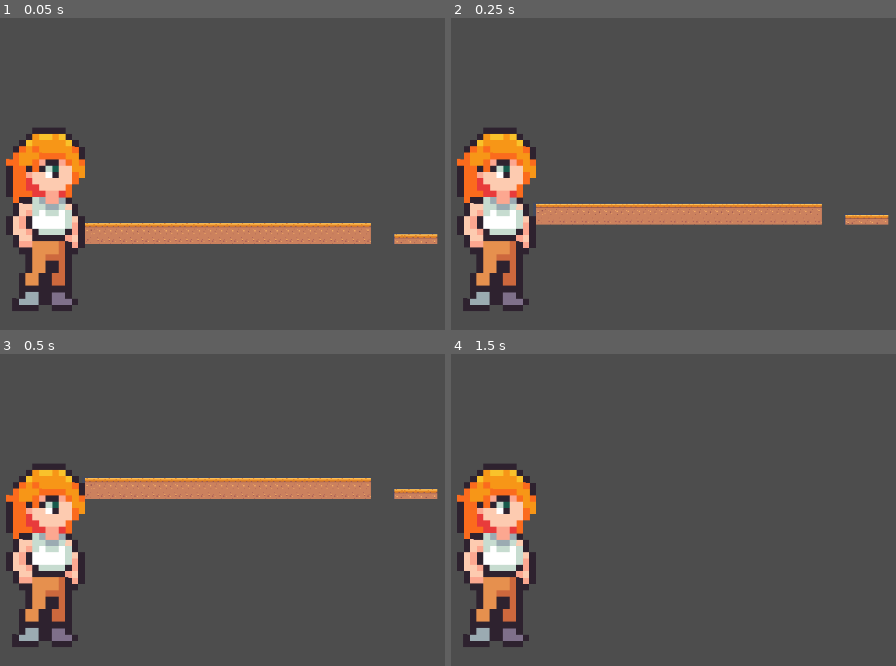
Above: before the commit, frames 1-4 (two rows, left to right).
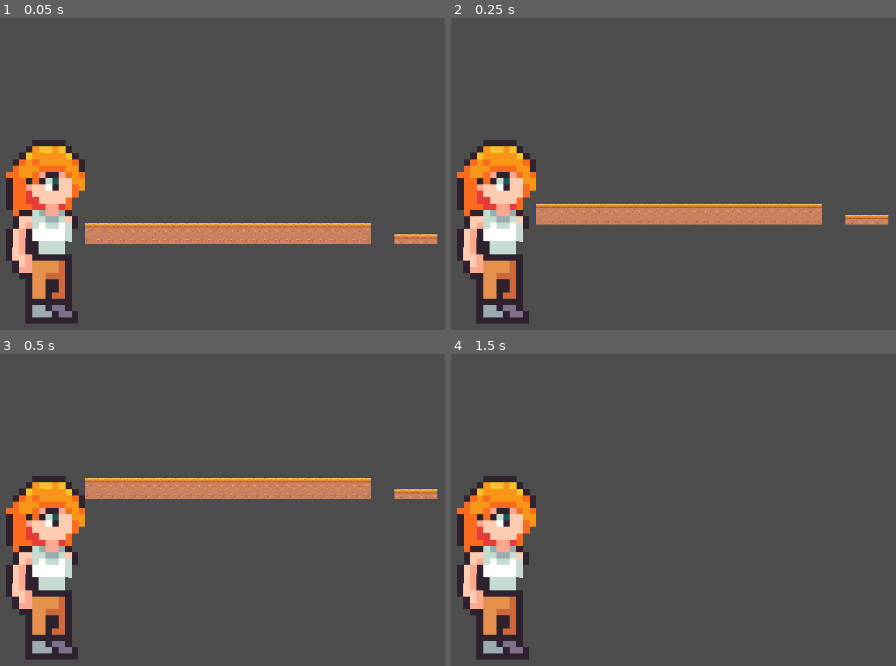
Above: after the commit, the same moments.

Repository: djimichristy-art/lina-theheroine
Game: Godot game, scene res://main_scene.tscn
Same seed, same stepped clock (60 frames per second), same inputs: the game is played once before the commit and once after it.
Inputs:
- Up to frame 1 (0.05 s): no input
- Up to frame 2 (0.25 s): no input
- Up to frame 3 (0.5 s): no input
- Up to frame 4 (1.5 s): tap Enter (ui_accept) at 0.5, 1.25 s; hold D (move_right) from 0.53 s (still down); tap Alt at 0.6 s; tap Space (Jump) at 0.77 s; tap Shift at 1.35 s

The runs differ from the first frame. In frame 1, 7.7% of the frame differs, in the area x 1-20%, y 35-99%; in frame 2, 7.7%; in frame 3, 7.7%; in frame 4, 7.7%.

Commit message:
adding animation tracks

Diff:
--- a/character_body_2d.tscn
+++ b/character_body_2d.tscn
@@ -8,14 +8,14 @@
 tracks/0/type = "value"
 tracks/0/imported = false
 tracks/0/enabled = true
-tracks/0/path = NodePath("Agentanimator/Sprite2D:region_rect")
+tracks/0/path = NodePath("Agentanimator/Sprite2D:frame")
 tracks/0/interp = 1
 tracks/0/loop_wrap = true
 tracks/0/keys = {
-"times": PackedFloat32Array(0),
+"times": PackedFloat32Array(0.0009999999),
 "transitions": PackedFloat32Array(1),
-"update": 0,
-"values": [Rect2(32, 66, 32, 32)]
+"update": 1,
+"values": [18]
 }
 
 [sub_resource type="Animation" id="Animation_ij6vw"]
@@ -64,7 +64,9 @@
 rotation = 0.0028606139
 scale = Vector2(9.47919, 9.13497)
 texture = ExtResource("1_f50pn")
-region_enabled = true
+hframes = 6
+vframes = 6
+frame = 19
 region_rect = Rect2(32, 66, 32, 32)
 
 [node name="CollisionShape2D" type="CollisionShape2D" parent="."]
